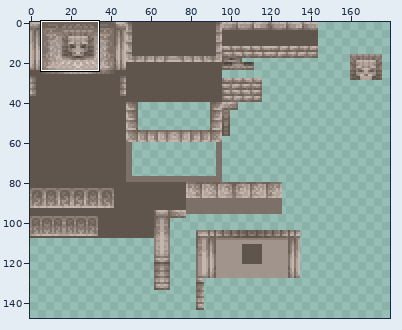
Two versions of one sprite sheet, src/assets/gauntlet/textures/decoration/alabaster_fountain.png. The first picture is a wide view before the edit; the outline marks the close-up.
Close-up. Before:
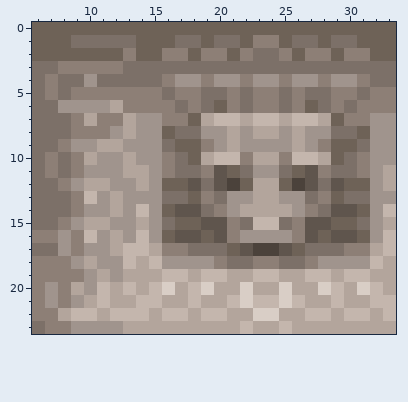
The file is 256x256 pixels. Colours within 5 levels of each other are drawn and written as one. Shown: x 6..33, y 0..23. The wide view leaves out empty margins.
After:
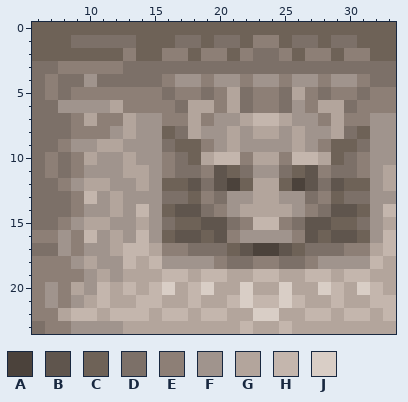
Palette (. is transparent): A #4b423b  B #5f554d  C #6e6257  D #7c7068  E #8d7f76  F #a0948d  G #b3a59c  H #c4b6ad  J #d9cec6
Difference:
@@ x 16..31 @@
  4 EFFEFFEFFEFFEFFE
- 5 DEEDDEDEEDEDDEED
- 6 EDEDCEDEEDECDEDE
- 7 EECGHHGHHGHHGCEE
- 8 CDDFFGFGGFGFFDDC
+ 5 DEEDEGDEEDGEDEED
+ 6 EDGGEGDEEDFEGGDE
+ 7 EEGEFFGHHGFFEGEE
+ 8 CDGFFGFGGFGFFGDC
  9 DCCEFGFFFFGFECCD
@@ x 19..28 @@
 14 DEFGGGGFED
-15 BBEDHHDEBB
+15 BBDEHHEDBB
 16 CBEFFFFEBC
Where, in picture pixels (left, top, right, bottom), the same in both close-ups:
changed: (188, 87, 344, 139)
changed: (227, 217, 305, 230)
